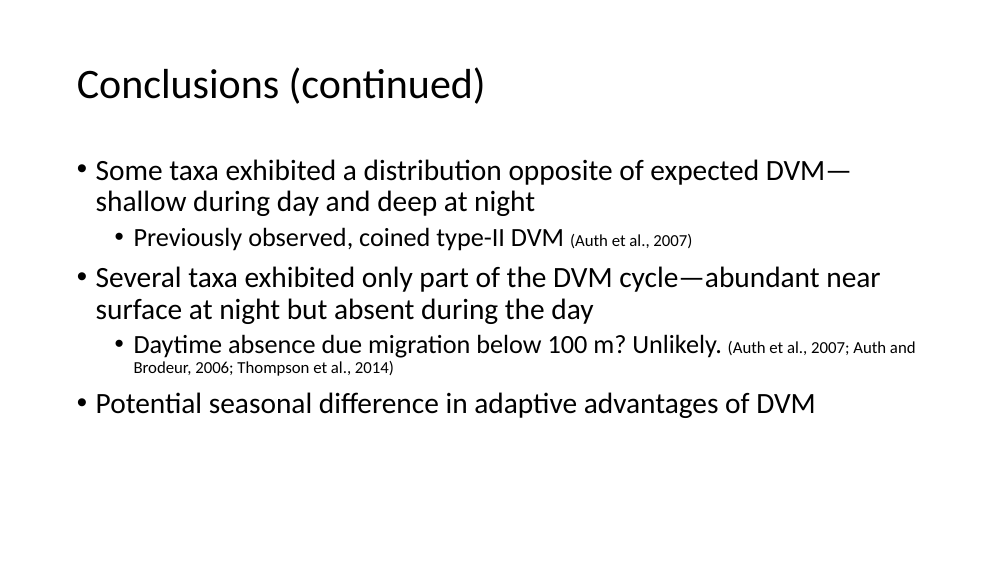
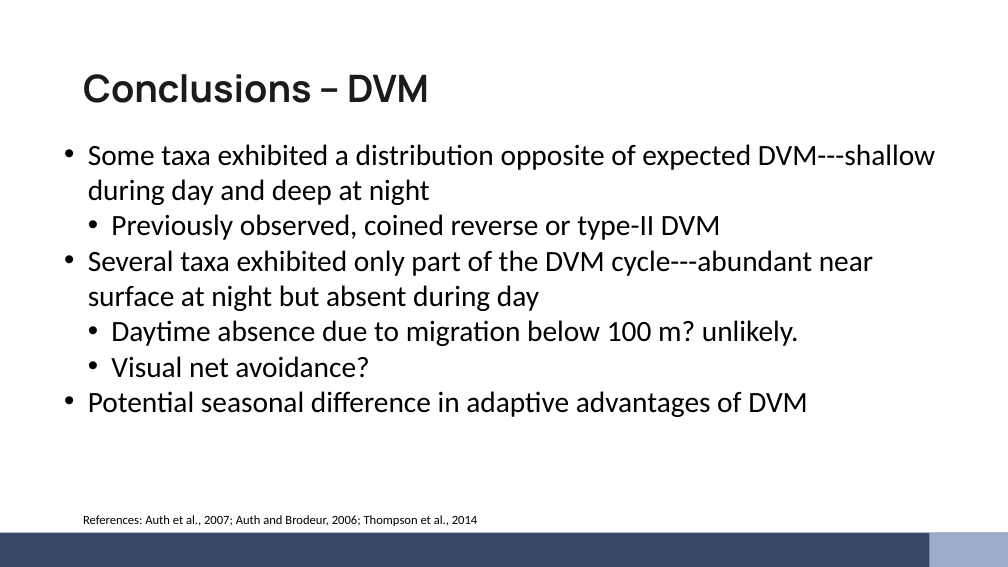
Before and after one commit to LukeABobay/larval-fish-community-analysis, a slide deck: slide 17 of PICES 2026 Presentation.pptx (slide 24 before the commit). Drawn at 1008x567 pixels with LibreOffice and Linux fonts; fonts in the diff are those of the drawing. Boxes give left, top, right and bottom in pixels: in the first picture for what was removed or moved away, otherwise in the second. Text is boxed around its words. In the diff, an @@ line names an element or a change of style, - is before the commit and + after.

Commit message:
Revise slides based on Su and Luke's feedback. Add background/template and images. Populate acknowledgements slide with text and logos

```diff
--- a/PICES 2026 Presentation.pptx
+++ b/PICES 2026 Presentation.pptx
@@ title "Conclusions – DVM" at box(83, 74, 429, 103): vertical alignment middle to top @@
@@ title at box(83, 74, 429, 103): text changed; size 40 to 36 pt; font Calibri to Manrope; text colour #000000 to #1B1B1B; bold on @@
-Conclusions (continued)
+Conclusions – DVM
@@ text "Some taxa exhibited a distribution ...": place and size @@
-text "Some taxa exhibited a distribution ..." at box(96, 159, 916, 418)
+text "Some taxa exhibited a distribution ..." at box(88, 144, 935, 417)
@@ text at box(88, 144, 935, 378): text changed @@
-• Some taxa exhibited a distribution opposite of expected DVM—shallow during day and deep at night
-  • Previously observed, coined type-II DVM (Auth et al., 2007)
-• Several taxa exhibited only part of the DVM cycle—abundant near surface at night but absent during the day
-  • Daytime absence due migration below 100 m? Unlikely. (Auth et al., 2007; Auth and Brodeur, 2006; Thompson et al., 2014)
+• Some taxa exhibited a distribution opposite of expected DVM---shallow during day and deep at night
+  • Previously observed, coined reverse or type-II DVM
+• Several taxa exhibited only part of the DVM cycle---abundant near surface at night but absent during day
+  • Daytime absence due to migration below 100 m? unlikely.
+  • Visual net avoidance?
@@ text at box(88, 391, 807, 417): indent changed; line spacing 0.9 to 1; less space between paragraphs @@
@@ rectangle added at box(0, 532, 1008, 567), fill #374768 @@
@@ text added at box(83, 515, 478, 526), 12 pt, text #000000 @@
+References: Auth et al., 2007; Auth and Brodeur, 2006; Thompson et al., 2014
@@ rectangle added at box(929, 532, 1008, 567), fill #9BACCA @@
```
Also in this commit, not shown: 15 other slides changed, 3 slides added, 10 slides removed.
